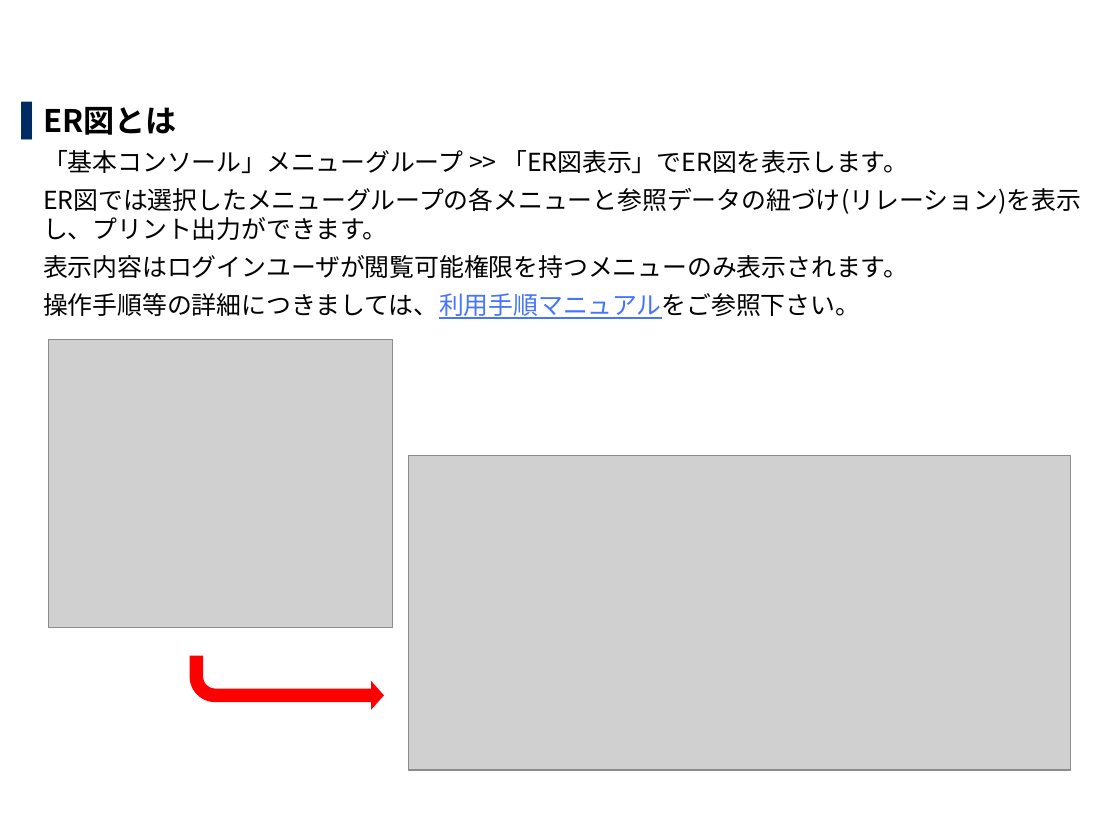
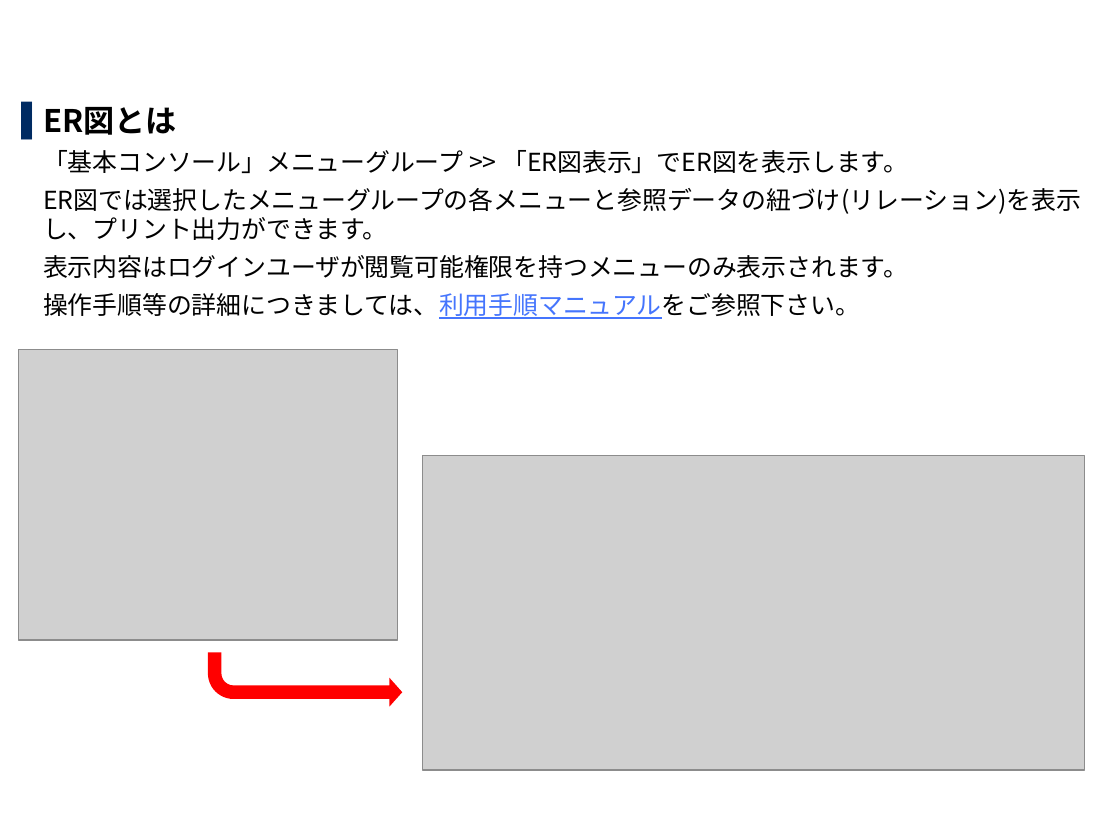
Before and after one commit to exastro-suite/it-automation-docs, a slide deck: slide 16 of asset/Learn_ja/ITA-base_classroom_lecture_ja.pptx. Drawn at 1120x840 pixels with LibreOffice and Linux fonts; fonts in the diff are those of the drawing; grey boxes stand for pictures; background and template pictures are left out. Boxes give left, top, right and bottom in pixels: in the first picture for what was removed or moved away, otherwise in the second. Text is boxed around its words. In the diff, an @@ line names an element or a change of style, - is before the commit and + after.

```diff
--- a/asset/Learn_ja/ITA-base_classroom_lecture_ja.pptx
+++ b/asset/Learn_ja/ITA-base_classroom_lecture_ja.pptx
@@ picture: place and size @@
-picture at (49, 339, 393, 627)
+picture at (18, 349, 398, 640)
@@ picture: place and size @@
-picture at (409, 456, 1071, 771)
+picture at (422, 456, 1084, 771)
@@ bent arrow: place and size @@
-bent arrow at (189, 655, 384, 709)
+bent arrow at (208, 652, 403, 706)
```
Also in this commit, not shown: 2 other slides changed, 1 other file.
